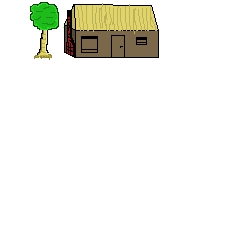
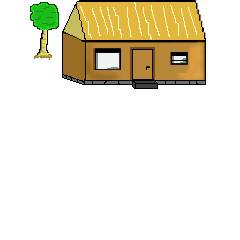
Layers edited between the first and the second 240×240 image:
added layer "Pasted Layer #2" above "Pasted Layer #1" over (x1=56, y1=0, x2=208, y2=89)
painted on "Background" over (x1=62, y1=3, x2=159, y2=58)
